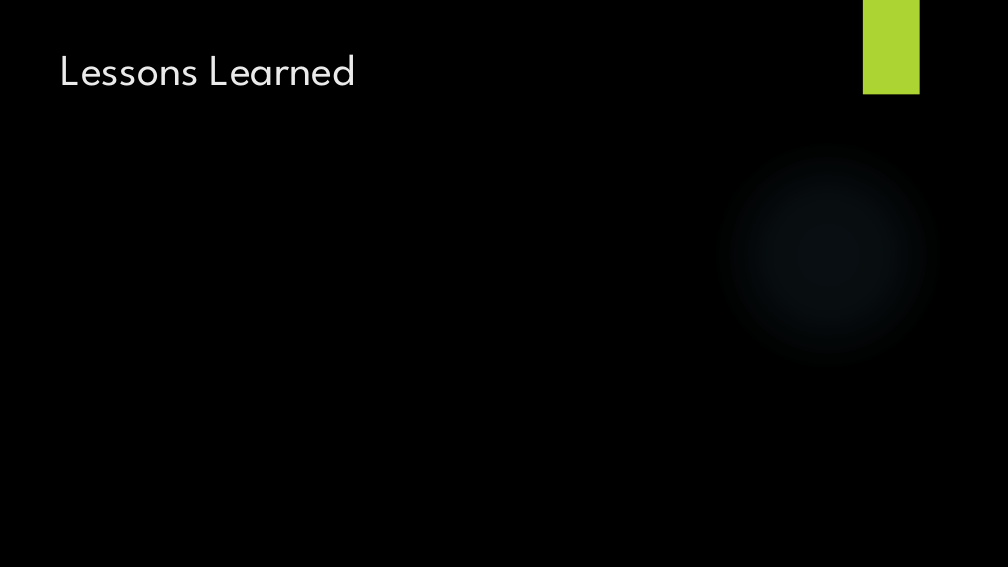
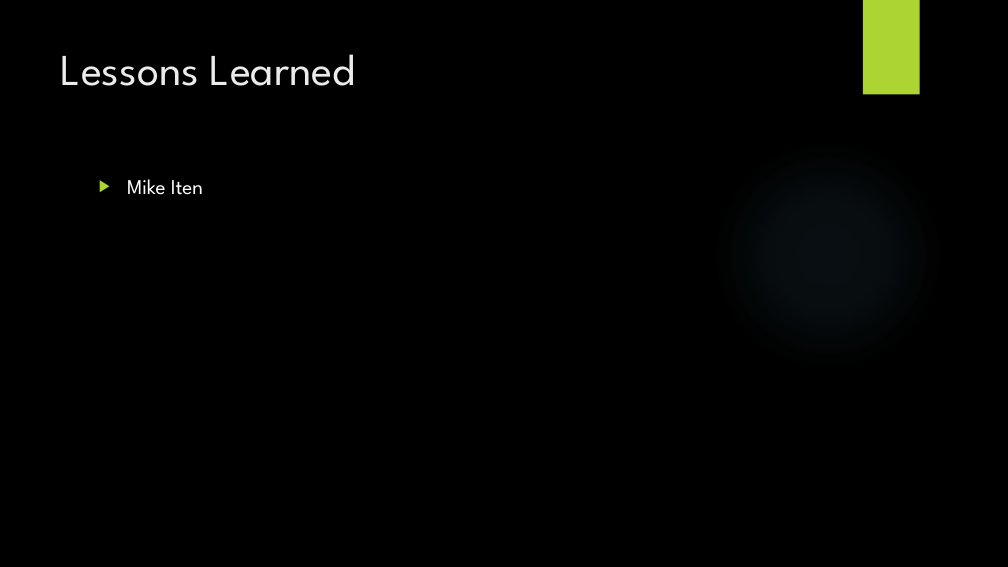
Before and after one commit to lucakuendig/INM21_Group_B, a slide deck: slide 18 of 06_Praesentation/Praesentation_Mangel_Manager.pptx (slide 13 before the commit). Drawn at 1008x567 pixels with LibreOffice and Linux fonts; fonts in the diff are those of the drawing; background and template pictures are left out. Boxes give left, top, right and bottom in pixels: in the first picture for what was removed or moved away, otherwise in the second. Text is boxed around its words. In the diff, an @@ line names an element or a change of style, - is before the commit and + after.

```diff
--- a/06_Praesentation/Praesentation_Mangel_Manager.pptx
+++ b/06_Praesentation/Praesentation_Mangel_Manager.pptx
@@ text added at [127, 179, 203, 195], 20 pt, text #FFFFFF @@
+▶ Mike Iten
```
Also in this commit, not shown: 7 other slides changed, 5 slides added, 1 other file.
